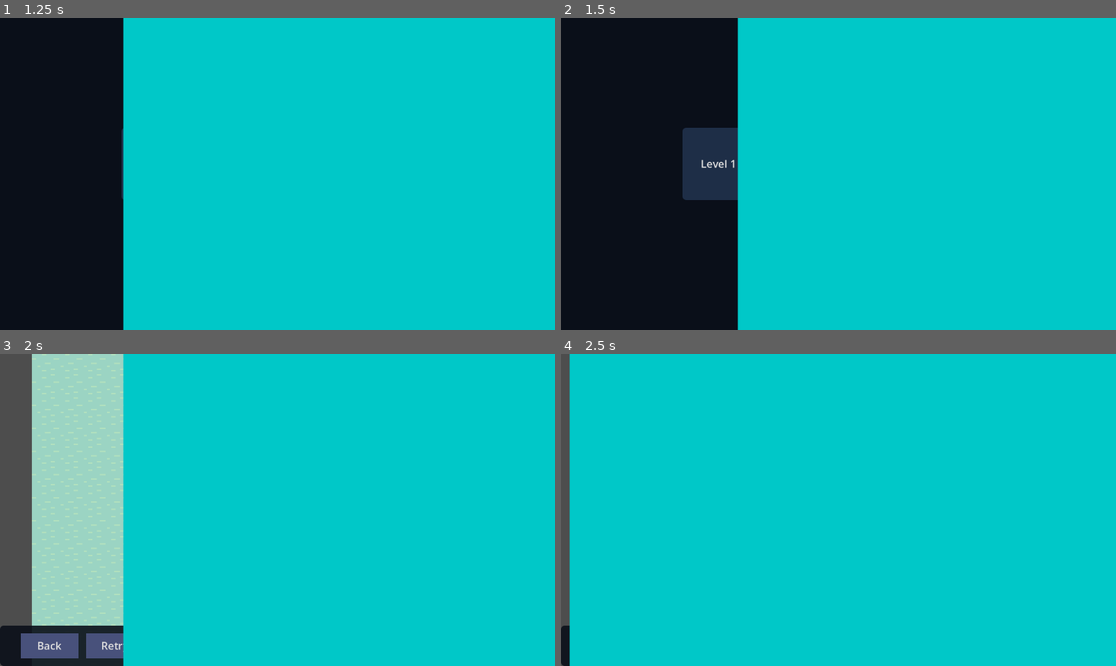
Above: before the commit, frames 1-4 (two rows, left to right).
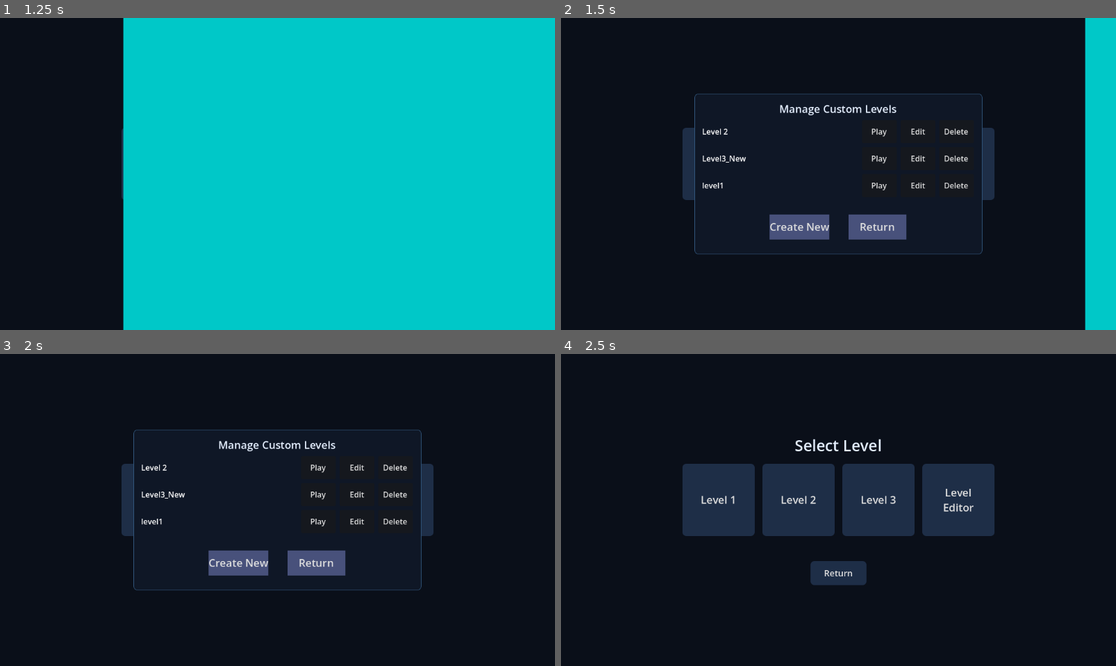
Above: after the commit, the same moments.

Repository: Death052/Kurogames_BoxTest
Game: Godot game, scene res://Scenes/Custom Level/custom_level.tscn
Same seed, same stepped clock (60 frames per second), same inputs: the game is played once before the commit and once after it. The project has no main scene, so this scene is started directly.
Inputs:
- Up to frame 1 (1.25 s): click "Back" at 0.5 s
- Up to frame 2 (1.5 s): click "Level 2" at 1.25 s
- Up to frame 3 (2 s): no input
- Up to frame 4 (2.5 s): click "Back" (after the commit: "Return") at 2 s

Frame 1 is identical in both runs. In frame 2, 65% of the frame differs, in the area x 24-95%, y 0-100%; in frame 3, 99%; in frame 4, 100%, in the area x 0-100%, y 0-100%.

Commit message:
Added Sound Effects

Diff:
--- a/kurogames-box-test/Entities/Box Pair/box_pair_manager.gd
+++ b/kurogames-box-test/Entities/Box Pair/box_pair_manager.gd
@@ -52,6 +52,8 @@
 
 # called when the box is at the box goal
 func box_in_place():
+	# play sound when box is in place
+	SoundManager.play_sfx("PressureActivate_SFX")
 	box_ani.play("Placed")
 	box_pres_ani.play("Pressed")
 	box_pair_is_reached = true
--- /dev/null
+++ b/kurogames-box-test/Scenes/Custom Level/Saved_Levels/Level3_New.json
@@ -0,0 +1,722 @@
+{
+	"objects": [
+		{
+			"type": "player",
+			"x": 32.0,
+			"y": 16.0
+		},
+		{
+			"type": "red_box",
+			"x": 0.0,
+			"y": 0.0
+		},
+		{
+			"type": "red_goal",
+			"x": 64.0,
+			"y": 0.0
+		},
+		{
+			"type": "blue_box",
+			"x": 0.0,
+			"y": 16.0
+		},
+		{
+			"type": "blue_goal",
+			"x": 0.0,
+			"y": -32.0
+		},
+		{
+			"type": "yellow_box",
+			"x": 64.0,
+			"y": 16.0
+		},
+		{
+			"type": "yellow_goal",
+			"x": 64.0,
+			"y": -32.0
+		},
+		{
+			"type": "goal",
+			"x": 32.0,
+			"y": -32.0
+		}
+	],
+	"tiles": {
+		"colliding": [
+			{
+				"alternative": 0,
+				"atlas_x": 0,
+				"atlas_y": 0,
+				"source_id": 0,
+				"x": -2,
+				"y": 3
+			},
+			{
+				"alternative": 0,
+				"atlas_x": 0,
+				"atlas_y": 0,
+				"source_id": 0,
+				"x": -2,
+				"y": 2
+			},
+			{
+				"alternative": 0,
+				"atlas_x": 0,
+				"atlas_y": 0,
+				"source_id": 0,
+				"x": -1,
+				"y": 4
+			},
+			{
+				"alternative": 0,
+				"atlas_x": 0,
+				"atlas_y": 0,
+				"source_id": 0,
+				"x": -2,
+				"y": 4
+			},
+			{
+				"alternative": 0,
+				"atlas_x": 0,
+				"atlas_y": 0,
+				"source_id": 0,
+				"x": 0,
+				"y": 4
+			},
+			{
+				"alternative": 0,
+				"atlas_x": 0,
+				"atlas_y": 0,
+				"source_id": 0,
+				"x": 1,
+				"y": 4
+			},
+			{
+				"alternative": 0,
+				"atlas_x": 0,
+				"atlas_y": 0,
+				"source_id": 0,
+				"x": 2,
+				"y": 4
+			},
+			{
+				"alternative": 0,
+				"atlas_x": 0,
+				"atlas_y": 0,
+				"source_id": 0,
+				"x": 3,
+				"y": 4
+			},
+			{
+				"alternative": 0,
+				"atlas_x": 0,
+				"atlas_y": 0,
+				"source_id": 0,
+				"x": 4,
+				"y": 4
+			},
+			{
+				"alternative": 0,
+				"atlas_x": 0,
+				"atlas_y": 0,
+				"source_id": 0,
+				"x": 5,
+				"y": 4
+			},
+			{
+				"alternative": 0,
+				"atlas_x": 0,
+				"atlas_y": 0,
+				"source_id": 0,
+				"x": 6,
+				"y": 4
+			},
+			{
+				"alternative": 0,
+				"atlas_x": 0,
+				"atlas_y": 0,
+				"source_id": 0,
+				"x": 6,
+				"y": 3
+			},
+			{
+				"alternative": 0,
+				"atlas_x": 0,
+				"atlas_y": 0,
+				"source_id": 0,
+				"x": 6,
+				"y": 2
+			},
+			{
+				"alternative": 0,
+				"atlas_x": 0,
+				"atlas_y": 0,
+				"source_id": 0,
+				"x": 6,
+				"y": 1
+			},
+			{
+				"alternative": 0,
+				"atlas_x": 0,
+				"atlas_y": 0,
+				"source_id": 0,
+				"x": 6,
+				"y": 0
+			},
+			{
+				"alternative": 0,
+				"atlas_x": 0,
+				"atlas_y": 0,
+				"source_id": 0,
+				"x": 6,
+				"y": -1
+			},
+			{
+				"alternative": 0,
+				"atlas_x": 0,
+				"atlas_y": 0,
+				"source_id": 0,
+				"x": 6,
+				"y": -2
+			},
+			{
+				"alternative": 0,
+				"atlas_x": 0,
+				"atlas_y": 0,
+				"source_id": 0,
+				"x": 6,
+				"y": -3
+			},
+			{
+				"alternative": 0,
+				"atlas_x": 0,
+				"atlas_y": 0,
+				"source_id": 0,
+				"x": 6,
+				"y": -4
+			},
+			{
+				"alternative": 0,
+				"atlas_x": 0,
+				"atlas_y": 0,
+				"source_id": 0,
+				"x": 6,
+				"y": -5
+			},
+			{
+				"alternative": 0,
+				"atlas_x": 0,
+				"atlas_y": 0,
+				"source_id": 0,
+				"x": 5,
+				"y": -5
+			},
+			{
+				"alternative": 0,
+				"atlas_x": 0,
+				"atlas_y": 0,
+				"source_id": 0,
+				"x": 4,
+				"y": -5
+			},
+			{
+				"alternative": 0,
+				"atlas_x": 0,
+				"atlas_y": 0,
+				"source_id": 0,
+				"x": 2,
+				"y": -5
+			},
+			{
+				"alternative": 0,
+				"atlas_x": 0,
+				"atlas_y": 0,
+				"source_id": 0,
+				"x": 3,
+				"y": -5
+			},
+			{
+				"alternative": 0,
+				"atlas_x": 0,
+				"atlas_y": 0,
+				"source_id": 0,
+				"x": 1,
+				"y": -5
+			},
+			{
+				"alternative": 0,
+				"atlas_x": 0,
+				"atlas_y": 0,
+				"source_id": 0,
+				"x": 0,
+				"y": -5
+			},
+			{
+				"alternative": 0,
+				"atlas_x": 0,
+				"atlas_y": 0,
+				"source_id": 0,
+				"x": -1,
+				"y": -5
+			},
+			{
+				"alternative": 0,
+				"atlas_x": 0,
+				"atlas_y": 0,
+				"source_id": 0,
+				"x": -2,
+				"y": 1
+			},
+			{
+				"alternative": 0,
+				"atlas_x": 0,
+				"atlas_y": 0,
+				"source_id": 0,
+				"x": -2,
+				"y": 0
+			},
+			{
+				"alternative": 0,
+				"atlas_x": 0,
+				"atlas_y": 0,
+				"source_id": 0,
+				"x": -2,
+				"y": -1
+			}
+		],
+		"not_colliding": [
+			{
+				"alternative": 0,
+				"atlas_x": 0,
+				"atlas_y": 0,
+				"source_id": 1,
+				"x": -1,
+				"y": -4
+			},
+			{
+				"alternative": 0,
+				"atlas_x": 2,
+				"atlas_y": 0,
+				"source_id": 1,
+				"x": 5,
+				"y": -4
+			},
+			{
+				"alternative": 0,
+				"atlas_x": 0,
+				"atlas_y": 1,
+				"source_id": 1,
+				"x": -1,
+				"y": -3
+			},
+			{
+				"alternative": 0,
+				"atlas_x": 0,
+				"atlas_y": 1,
+				"source_id": 1,
+				"x": -1,
+				"y": -2
+			},
+			{
+				"alternative": 0,
+				"atlas_x": 0,
+				"atlas_y": 1,
+				"source_id": 1,
+				"x": -1,
+				"y": -1
+			},
+			{
+				"alternative": 0,
+				"atlas_x": 0,
+				"atlas_y": 1,
+				"source_id": 1,
+				"x": -1,
+				"y": 0
+			},
+			{
+				"alternative": 0,
+				"atlas_x": 0,
+				"atlas_y": 1,
+				"source_id": 1,
+				"x": -1,
+				"y": 1
+			},
+			{
+				"alternative": 0,
+				"atlas_x": 0,
+				"atlas_y": 1,
+				"source_id": 1,
+				"x": -1,
+				"y": 2
+			},
+			{
+				"alternative": 0,
+				"atlas_x": 2,
+				"atlas_y": 2,
+				"source_id": 1,
+				"x": 5,
+				"y": 3
+			},
+			{
+				"alternative": 0,
+				"atlas_x": 2,
+				"atlas_y": 8,
+				"source_id": 1,
+				"x": 4,
+				"y": 3
+			},
+			{
+				"alternative": 0,
+				"atlas_x": 2,
+				"atlas_y": 8,
+				"source_id": 1,
+				"x": 3,
+				"y": 3
+			},
+			{
+				"alternative": 0,
+				"atlas_x": 2,
+				"atlas_y": 8,
+				"source_id": 1,
+				"x": 2,
+				"y": 3
+			},
+			{
+				"alternative": 0,
+				"atlas_x": 2,
+				"atlas_y": 8,
+				"source_id": 1,
+				"x": 1,
+				"y": 3
+			},
+			{
+				"alternative": 0,
+				"atlas_x": 2,
+				"atlas_y": 8,
+				"source_id": 1,
+				"x": 0,
+				"y": 3
+			},
+			{
+				"alternative": 0,
+				"atlas_x": 0,
+				"atlas_y": 2,
+				"source_id": 1,
+				"x": -1,
+				"y": 3
+			},
+			{
+				"alternative": 0,
+				"atlas_x": 2,
+				"atlas_y": 1,
+				"source_id": 1,
+				"x": 5,
+				"y": -3
+			},
+			{
+				"alternative": 0,
+				"atlas_x": 2,
+				"atlas_y": 1,
+				"source_id": 1,
+				"x": 5,
+				"y": -1
+			},
+			{
+				"alternative": 0,
+				"atlas_x": 2,
+				"atlas_y": 1,
+				"source_id": 1,
+				"x": 5,
+				"y": -2
+			},
+			{
+				"alternative": 0,
+				"atlas_x": 2,
+				"atlas_y": 1,
+				"source_id": 1,
+				"x": 5,
+				"y": 0
+			},
+			{
+				"alternative": 0,
+				"atlas_x": 2,
+				"atlas_y": 1,
+				"source_id": 1,
+				"x": 5,
+				"y": 1
+			},
+			{
+				"alternative": 0,
+				"atlas_x": 2,
+				"atlas_y": 1,
+				"source_id": 1,
+				"x": 5,
+				"y": 2
+			},
+			{
+				"alternative": 0,
+				"atlas_x": 1,
+				"atlas_y": 6,
+				"source_id": 1,
+				"x": 0,
+				"y": 2
+			},
+			{
+				"alternative": 0,
+				"atlas_x": 1,
+				"atlas_y": 6,
+				"source_id": 1,
+				"x": 1,
+				"y": 2
+			},
+			{
+				"alternative": 0,
+				"atlas_x": 1,
+				"atlas_y": 6,
+				"source_id": 1,
+				"x": 2,
+				"y": 2
+			},
+			{
+				"alternative": 0,
+				"atlas_x": 1,
+				"atlas_y": 6,
+				"source_id": 1,
+				"x": 3,
+				"y": 2
+			},
+			{
+				"alternative": 0,
+				"atlas_x": 1,
+				"atlas_y": 6,
+				"source_id": 1,
+				"x": 4,
+				"y": 2
+			},
+			{
+				"alternative": 0,
+				"atlas_x": 1,
+				"atlas_y": 6,
+				"source_id": 1,
+				"x": 4,
+				"y": 1
+			},
+			{
+				"alternative": 0,
+				"atlas_x": 1,
+				"atlas_y": 6,
+				"source_id": 1,
+				"x": 3,
+				"y": 1
+			},
+			{
+				"alternative": 0,
+				"atlas_x": 1,
+				"atlas_y": 6,
+				"source_id": 1,
+				"x": 2,
+				"y": 1
+			},
+			{
+				"alternative": 0,
+				"atlas_x": 1,
+				"atlas_y": 6,
+				"source_id": 1,
+				"x": 1,
+				"y": 1
+			},
+			{
+				"alternative": 0,
+				"atlas_x": 1,
+				"atlas_y": 6,
+				"source_id": 1,
+				"x": 1,
+				"y": 0
+			},
+			{
+				"alternative": 0,
+				"atlas_x": 1,
+				"atlas_y": 6,
+				"source_id": 1,
+				"x": 0,
+				"y": -1
+			},
+			{
+				"alternative": 0,
+				"atlas_x": 1,
+				"atlas_y": 6,
+				"source_id": 1,
+				"x": 0,
+				"y": -2
+			},
+			{
+				"alternative": 0,
+				"atlas_x": 1,
+				"atlas_y": 6,
+				"source_id": 1,
+				"x": 1,
+				"y": -3
+			},
+			{
+				"alternative": 0,
+				"atlas_x": 1,
+				"atlas_y": 6,
+				"source_id": 1,
+				"x": 0,
+				"y": -3
+			},
+			{
+				"alternative": 0,
+				"atlas_x": 1,
+				"atlas_y": 6,
+				"source_id": 1,
+				"x": 2,
+				"y": -3
+			},
+			{
+				"alternative": 0,
+				"atlas_x": 1,
+				"atlas_y": 6,
+				"source_id": 1,
+				"x": 3,
+				"y": -3
+			},
+			{
+				"alternative": 0,
+				"atlas_x": 1,
+				"atlas_y": 6,
+				"source_id": 1,
+				"x": 4,
+				"y": -3
+			},
+			{
+				"alternative": 0,
+				"atlas_x": 1,
+				"atlas_y": 6,
+				"source_id": 1,
+				"x": 4,
+				"y": -2
+			},
+			{
+				"alternative": 0,
+				"atlas_x": 1,
+				"atlas_y": 6,
+				"source_id": 1,
+				"x": 3,
+				"y": -2
+			},
+			{
+				"alternative": 0,
+				"atlas_x": 1,
+				"atlas_y": 6,
+				"source_id": 1,
+				"x": 1,
+				"y": -2
+			},
+			{
+				"alternative": 0,
+				"atlas_x": 1,
+				"atlas_y": 6,
+				"source_id": 1,
+				"x": 1,
+				"y": -1
+			},
+			{
+				"alternative": 0,
+				"atlas_x": 1,
+				"atlas_y": 6,
+				"source_id": 1,
+				"x": 2,
+				"y": -1
+			},
+			{
+				"alternative": 0,
+				"atlas_x": 1,
+				"atlas_y": 6,
+				"source_id": 1,
+				"x": 3,
+				"y": -1
+			},
+			{
+				"alternative": 0,
+				"atlas_x": 1,
+				"atlas_y": 6,
+				"source_id": 1,
+				"x": 2,
+				"y": 0
+			},
+			{
+				"alternative": 0,
+				"atlas_x": 1,
+				"atlas_y": 6,
+				"source_id": 1,
+				"x": 3,
+				"y": 0
+			},
+			{
+				"alternative": 0,
+				"atlas_x": 1,
+				"atlas_y": 6,
+				"source_id": 1,
+				"x": 4,
+				"y": 0
+			},
+			{
+				"alternative": 0,
+				"atlas_x": 1,
+				"atlas_y": 6,
+				"source_id": 1,
+				"x": 4,
+				"y": -1
+			},
+			{
+				"alternative": 0,
+				"atlas_x": 0,
+				"atlas_y": 7,
+				"source_id": 1,
+				"x": 0,
+				"y": -4
+			},
+			{
+				"alternative": 0,
+				"atlas_x": 0,
+				"atlas_y": 7,
+				"source_id": 1,
+				"x": 2,
+				"y": -4
+			},
+			{
+				"alternative": 0,
+				"atlas_x": 0,
+				"atlas_y": 7,
+				"source_id": 1,
+				"x": 1,
+				"y": -4
+			},
+			{
+				"alternative": 0,
+				"atlas_x": 0,
+				"atlas_y": 7,
+				"source_id": 1,
+				"x": 3,
+				"y": -4
+			},
+			{
+				"alternative": 0,
+				"atlas_x": 0,
+				"atlas_y": 7,
+				"source_id": 1,
+				"x": 4,
+				"y": -4
+			},
+			{
+				"alternative": 0,
+				"atlas_x": 0,
+				"atlas_y": 6,
+				"source_id": 0,
+				"x": 2,
+				"y": -2
+			}
+		]
+	}
+}
--- a/kurogames-box-test/Scenes/Level Selection/EditorButtonPress.gd
+++ b/kurogames-box-test/Scenes/Level Selection/EditorButtonPress.gd
@@ -8,13 +8,15 @@
 @onready var full_panel : PanelContainer = $"../../../../SavedLevelsPanel"
 @onready var level_list: VBoxContainer = $"../../../../SavedLevelsPanel/Content/ScrollContainer/LevelList"
 @onready var level_row_template: HBoxContainer = $"../../../../SavedLevelsPanel/Content/ScrollContainer/LevelList/LevelRow"
-@onready var back_btn : Button = $"../../../../SavedLevelsPanel/Content/CenterContainer/Back"
+@onready var back_btn : Button = %Back
+@onready var create_new_btn : Button = %"Create New"
 
 # Called when the node enters the scene tree for the first time.
 func _ready() -> void:
 	# connect the editor button to the show panel function
 	pressed.connect(show_panel)
 	back_btn.pressed.connect(remove_panel)
+	create_new_btn.pressed.connect(create_new)
 
 	_load_saved_levels()
 
@@ -24,6 +26,16 @@
 
 func remove_panel():
 	full_panel.visible = false
+
+# go into editor scene without any loaded Json
+func create_new():
+	GameManager.loaded_level_json = ""
+	GameManager.in_editor_test = true
+
+	TransitionUi.set_transition_color(Color(0.0, 0.786, 0.786, 1.0))
+	await TransitionUi.slide_in(0.5)
+	get_tree().change_scene_to_file(editor_level_path)
+
 
 # load the available saved json levels and show it into the scroll menu
 func _load_saved_levels() -> void:
--- a/kurogames-box-test/Scenes/Level Selection/level_selection_screen.tscn
+++ b/kurogames-box-test/Scenes/Level Selection/level_selection_screen.tscn
@@ -151,7 +151,6 @@
 text = "Return"
 
 [node name="SavedLevelsPanel" type="PanelContainer" parent="." unique_id=2073500010]
-visible = false
 custom_minimum_size = Vector2(520, 333.9)
 layout_mode = 1
 anchors_preset = 8
@@ -219,7 +218,21 @@
 [node name="CenterContainer" type="CenterContainer" parent="SavedLevelsPanel/Content" unique_id=1304008157]
 layout_mode = 2
 
-[node name="Back" type="Button" parent="SavedLevelsPanel/Content/CenterContainer" unique_id=1491159398]
+[node name="HBoxContainer" type="HBoxContainer" parent="SavedLevelsPanel/Content/CenterContainer" unique_id=955721783]
+layout_mode = 2
+theme_override_constants/separation = 40
+
+[node name="Create New" type="Button" parent="SavedLevelsPanel/Content/CenterContainer/HBoxContainer" unique_id=1006075205]
+unique_name_in_owner = true
+custom_minimum_size = Vector2(120, 52)
+layout_mode = 2
+theme_override_font_sizes/font_size = 22
+theme_override_styles/normal = SubResource("StyleBoxFlat_jglkl")
+text = "Create New
+"
+
+[node name="Back" type="Button" parent="SavedLevelsPanel/Content/CenterContainer/HBoxContainer" unique_id=1491159398]
+unique_name_in_owner = true
 custom_minimum_size = Vector2(120, 52)
 layout_mode = 2
 theme_override_font_sizes/font_size = 22
--- a/kurogames-box-test/Scenes/audio_manager.tscn
+++ b/kurogames-box-test/Scenes/audio_manager.tscn
@@ -4,6 +4,8 @@
 [ext_resource type="AudioStream" uid="uid://dusmg77mat8g7" path="res://Audio/LevelSelect_BGM.mp3" id="2_qixve"]
 [ext_resource type="AudioStream" uid="uid://cirsxeotl7exc" path="res://Audio/InGame_BGM.mp3" id="3_0hehx"]
 [ext_resource type="AudioStream" uid="uid://bsj8qhhubvig6" path="res://Audio/Editor_BGM.mp3" id="4_mjqhu"]
+[ext_resource type="AudioStream" uid="uid://bc0p2m63ge87q" path="res://Audio/Ding_SFX.mp3" id="5_mjqhu"]
+[ext_resource type="AudioStream" uid="uid://dhg3rqiot25u3" path="res://Audio/Click_SFX.mp3" id="6_5kf6k"]
 
 [node name="AudioManager" type="Node2D" unique_id=966474691]
 script = ExtResource("1_sm2tf")
@@ -23,8 +25,12 @@
 [node name="SoundFX" type="Node" parent="." unique_id=1725479148]
 unique_name_in_owner = true
 
-[node name="Push_BGM" type="AudioStreamPlayer" parent="SoundFX" unique_id=220159821]
+[node name="Push_SFX" type="AudioStreamPlayer" parent="SoundFX" unique_id=220159821]
 
-[node name="Walk_BGM" type="AudioStreamPlayer" parent="SoundFX" unique_id=524955367]
+[node name="Walk_SFX" type="AudioStreamPlayer" parent="SoundFX" unique_id=524955367]
 
-[node name="PressureActivate_BGM" type="AudioStreamPlayer" parent="SoundFX" unique_id=716935452]
+[node name="PressureActivate_SFX" type="AudioStreamPlayer" parent="SoundFX" unique_id=716935452]
+stream = ExtResource("5_mjqhu")
+
+[node name="Click_SFX" type="AudioStreamPlayer" parent="SoundFX" unique_id=273490797]
+stream = ExtResource("6_5kf6k")
--- a/kurogames-box-test/Systems/SoundManager.gd
+++ b/kurogames-box-test/Systems/SoundManager.gd
@@ -33,7 +33,7 @@
 		button.pressed.connect(_on_button_pressed)
 
 func _on_button_pressed():
-	play_sfx("SeButtonClick")
+	play_sfx("Click_SFX")
 
 func _cache_players():
 	# Cache BGM players
Not shown, added: kurogames-box-test/Audio/Click_SFX.mp3.import
Not shown, added: kurogames-box-test/Audio/Ding_SFX.mp3.import
Not shown, added: kurogames-box-test/Audio/Click_SFX.mp3
Not shown, added: kurogames-box-test/Audio/Ding_SFX.mp3
